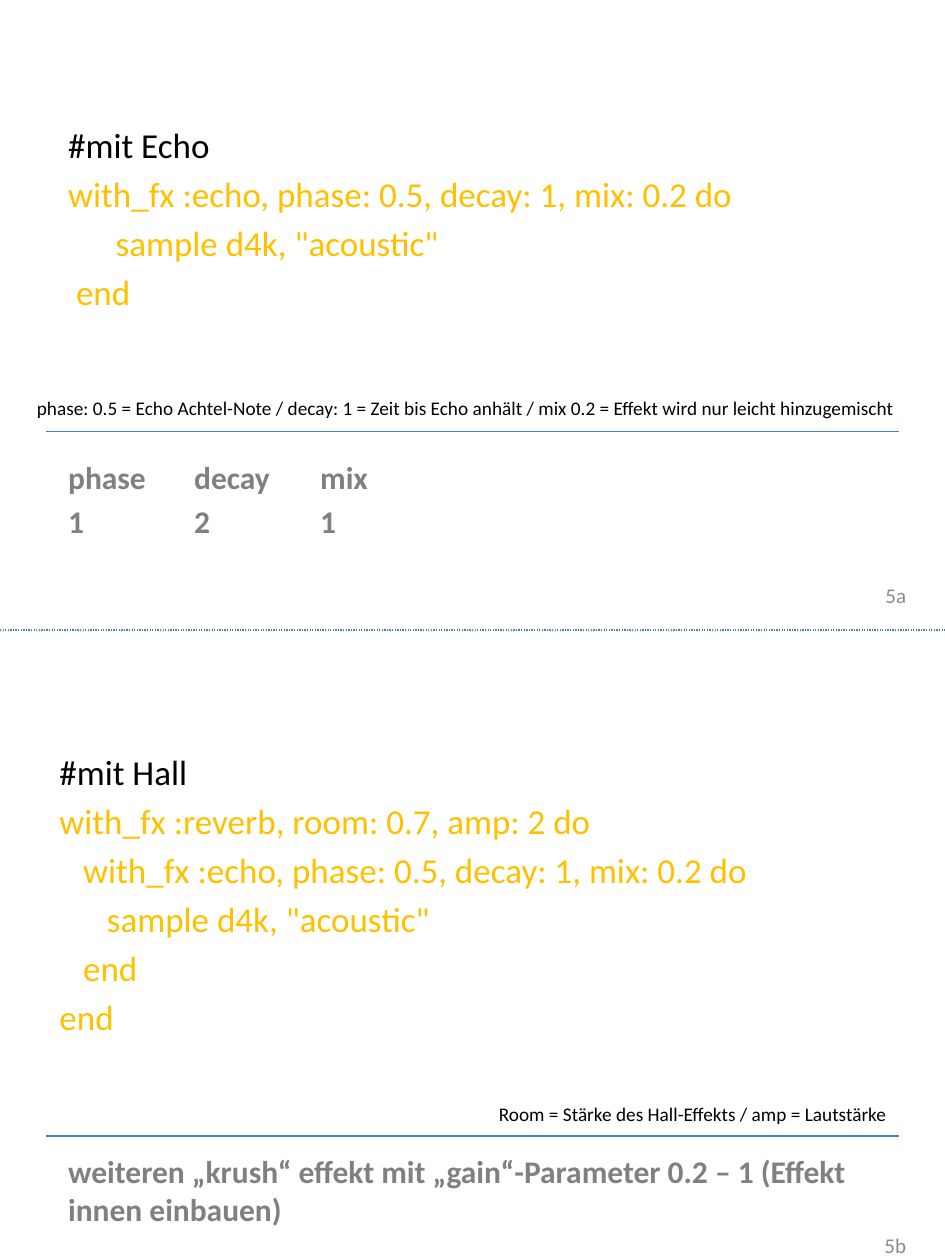
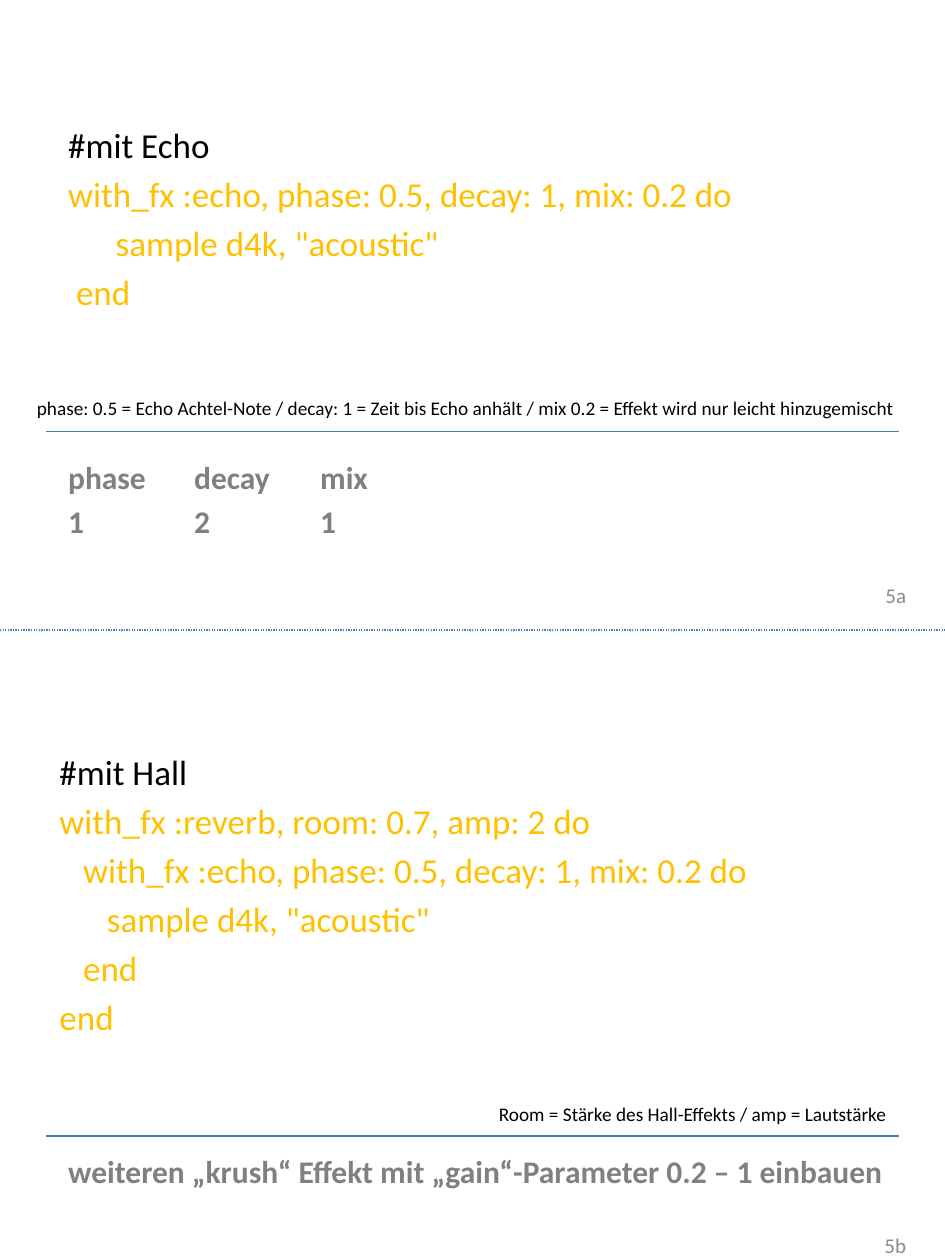
Before and after one commit to Devoxx4KidsDE/SonicPI, a slide deck: slide 5 of presentation/de/SonicPI_jingle_de.pptx. Drawn at 945x1260 pixels with LibreOffice and Linux fonts; fonts in the diff are those of the drawing; background and template pictures are left out. Boxes give left, top, right and bottom in pixels: in the first picture for what was removed or moved away, otherwise in the second. Text is boxed around its words. In the diff, an @@ line names an element or a change of style, - is before the commit and + after.

Commit message:
text correction

```diff
--- a/presentation/de/SonicPI_jingle_de.pptx
+++ b/presentation/de/SonicPI_jingle_de.pptx
@@ text at bbox=[68, 1160, 882, 1189]: text changed @@
-weiteren „krush“ effekt mit „gain“-Parameter 0.2 – 1 (Effekt innen einbauen)
+weiteren „krush“ Effekt mit „gain“-Parameter 0.2 – 1 einbauen
```
